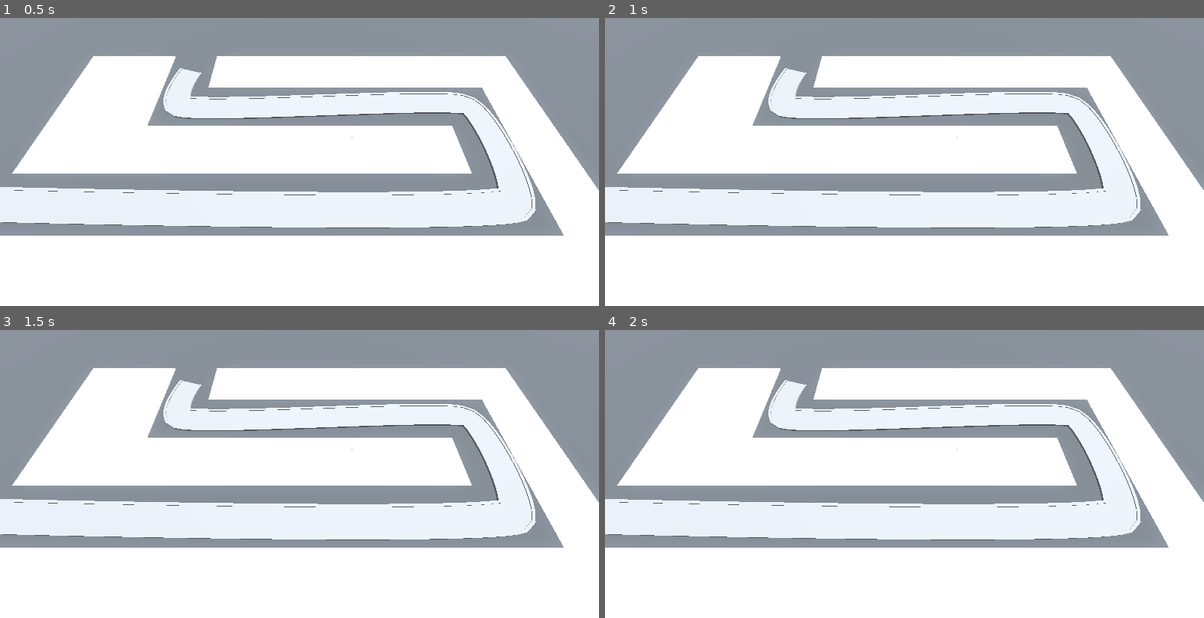
Above: before the commit, frames 1-4 (two rows, left to right).
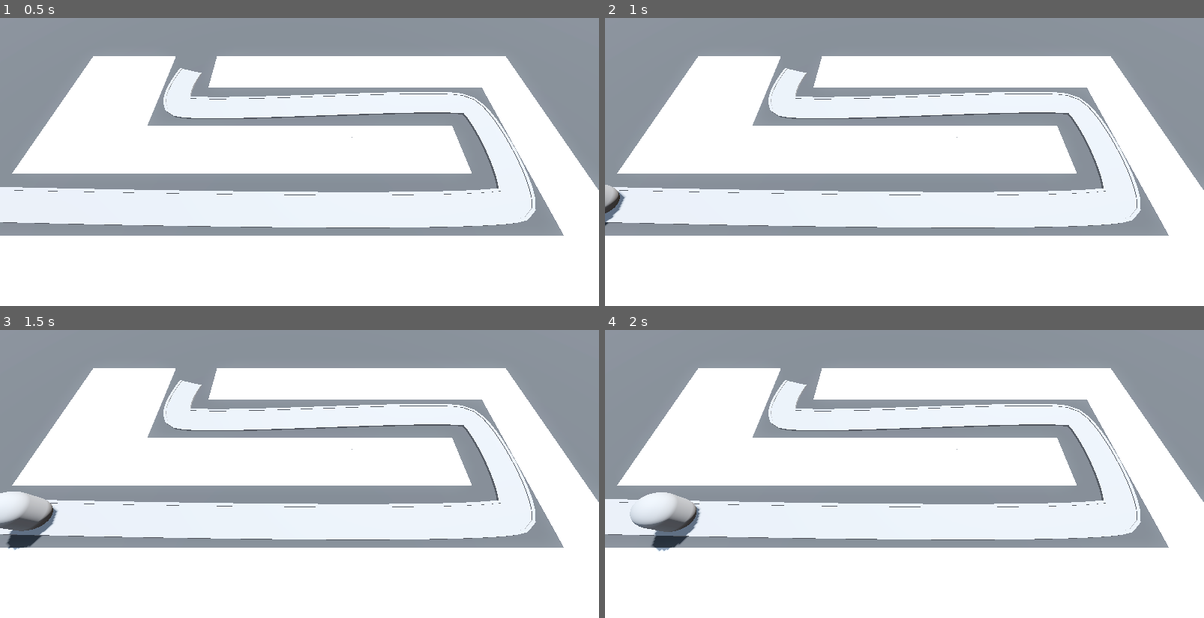
Above: after the commit, the same moments.

Repository: vibrunazo/godot-barbarian
Game: Godot game, scene res://levels/base_level.tscn
The game is run twice, just before and just after one commit, with the same random seed, the same clock (stepped at 60 frames per second) and the same inputs. Before the commit the project has no main scene; this scene is started directly in both runs.
Inputs:
- Up to frame 1 (0.5 s): no input
- Up to frame 2 (1 s): tap Enter at 0.5 s
- Up to frame 3 (1.5 s): no input
- Up to frame 4 (2 s): no input

Frame 1 is identical in both runs. In frame 2, 0.3% of the frame differs, in the area x 0-4%, y 57-73%; in frame 3, 1.2%; in frame 4, 1.2%, in the area x 4-17%, y 56-77%.

Commit message:
37. PathFollow3D Enemies

Diff:
--- /dev/null
+++ b/enemy/enemy.gd
@@ -0,0 +1,13 @@
+extends PathFollow3D
+
+## In meters per second
+@export var speed: float = 5
+
+# Called when the node enters the scene tree for the first time.
+func _ready() -> void:
+	pass # Replace with function body.
+
+
+# Called every frame. 'delta' is the elapsed time since the previous frame.
+func _process(delta: float) -> void:
+	progress += delta * speed
--- /dev/null
+++ b/enemy/enemy.tscn
@@ -0,0 +1,16 @@
+[gd_scene load_steps=3 format=3 uid="uid://bqdsrk0kvk4ah"]
+
+[ext_resource type="Script" path="res://enemy/enemy.gd" id="1_vcu88"]
+
+[sub_resource type="CapsuleMesh" id="CapsuleMesh_nb54e"]
+radius = 1.0
+height = 3.0
+
+[node name="Enemy" type="PathFollow3D"]
+transform = Transform3D(0.999997, 0, 0, 0, 1, 0, 0, 0, 0.999997, 0, 0, 0)
+loop = false
+script = ExtResource("1_vcu88")
+
+[node name="MeshInstance3D" type="MeshInstance3D" parent="."]
+transform = Transform3D(1, 0, 0, 0, 1, 0, 0, 0, 1, 0, 1.5, 0)
+mesh = SubResource("CapsuleMesh_nb54e")
--- a/levels/base_level.tscn
+++ b/levels/base_level.tscn
@@ -1,6 +1,7 @@
-[gd_scene load_steps=7 format=3 uid="uid://cexwic4uo35q7"]
+[gd_scene load_steps=8 format=3 uid="uid://cexwic4uo35q7"]
 
 [ext_resource type="MeshLibrary" uid="uid://bj5ngcwdgqcd7" path="res://mesh_libraries/space_library.tres" id="1_mb34m"]
+[ext_resource type="PackedScene" uid="uid://bqdsrk0kvk4ah" path="res://enemy/enemy.tscn" id="2_4m0mp"]
 
 [sub_resource type="ProceduralSkyMaterial" id="ProceduralSkyMaterial_iyh3t"]
 sky_horizon_color = Color(0.64625, 0.65575, 0.67075, 1)
@@ -91,3 +92,6 @@
 path_continuous_u = true
 path_u_distance = 1.0
 path_joined = false
+
+[node name="Enemy" parent="Path3D" instance=ExtResource("2_4m0mp")]
+transform = Transform3D(-4.37113e-08, 0, -0.999997, 0, 1, 0, 0.999997, 0, -4.37113e-08, -24, 0, 6)
--- a/project.godot
+++ b/project.godot
@@ -11,10 +11,23 @@
 [application]
 
 config/name="Barbarian Blaster"
+run/main_scene="res://levels/base_level.tscn"
 config/features=PackedStringArray("4.3", "Forward Plus")
 config/icon="res://icon.svg"
+
+[autoload]
+
+UI="*res://scripts/ui.gd"
 
 [debug]
 
 gdscript/warnings/unused_parameter=0
 gdscript/warnings/untyped_declaration=1
+
+[input]
+
+ui_fullscreen={
+"deadzone": 0.5,
+"events": [Object(InputEventKey,"resource_local_to_scene":false,"resource_name":"","device":-1,"window_id":0,"alt_pressed":false,"shift_pressed":false,"ctrl_pressed":false,"meta_pressed":false,"pressed":false,"keycode":0,"physical_keycode":70,"key_label":0,"unicode":102,"location":0,"echo":false,"script":null)
+]
+}
--- /dev/null
+++ b/scripts/ui.gd
@@ -0,0 +1,21 @@
+## UI Autoload with UI related globals
+extends Node
+
+
+func _unhandled_key_input(event: InputEvent) -> void:
+	if event.is_action_pressed("ui_fullscreen"):
+		toggle_fullscreen()
+	if event.is_action_pressed("ui_cancel"):
+		get_tree().quit()
+
+func is_fullscreen() -> bool:
+	return DisplayServer.window_get_mode() == DisplayServer.WINDOW_MODE_EXCLUSIVE_FULLSCREEN or DisplayServer.window_get_mode() == DisplayServer.WINDOW_MODE_FULLSCREEN
+
+func go_fullscreen() -> void:
+	DisplayServer.window_set_mode(DisplayServer.WINDOW_MODE_EXCLUSIVE_FULLSCREEN)
+
+func toggle_fullscreen() -> void:
+	if is_fullscreen():
+		DisplayServer.window_set_mode(DisplayServer.WINDOW_MODE_WINDOWED)
+	else:
+		go_fullscreen()
Not shown: 4 places in mesh_libraries/space_library.tres that only renumber resources
